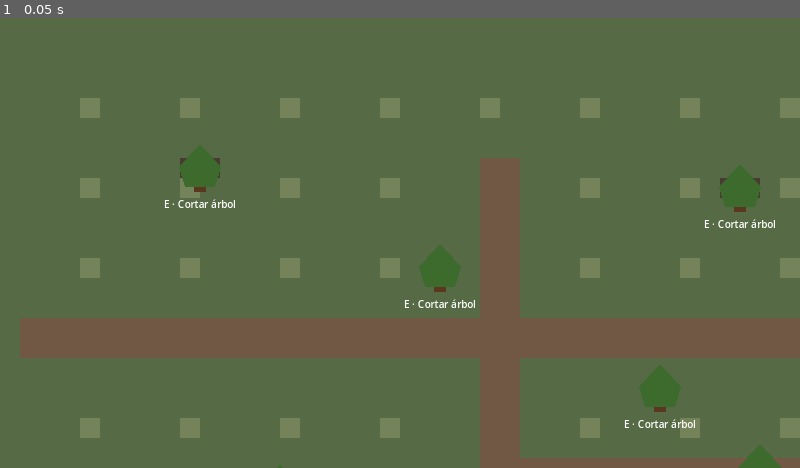
Above: before the commit, frame 1.
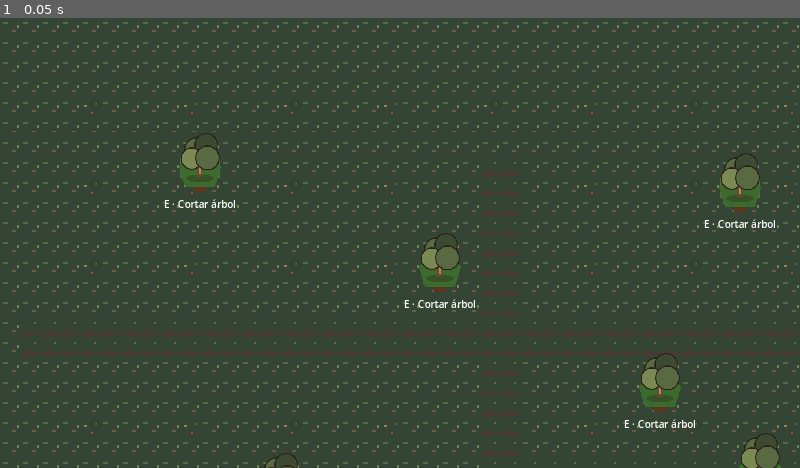
Above: after the commit, the same moment.

Repository: avarap/game1
Game: Godot game, scene res://world/maps/forest/forest_map.tscn
Two runs of this game, one before a commit and one after it. Both use one fixed random seed, a clock stepped at 60 frames per second and the inputs below. This scene is started directly instead of the project's main scene.
Inputs:
- Up to frame 1 (0.05 s): no input

The runs differ from the first frame. In frame 1, 97% of the frame differs, in the area x 0-100%, y 0-100%.

Commit message:
art: reapply forest atlas integration

Diff:
--- a/world/maps/forest/forest_map.gd
+++ b/world/maps/forest/forest_map.gd
@@ -4,12 +4,12 @@
 const TILE_SIZE := Vector2i(32, 32)
 const MAP_SIZE_TILES := Vector2i(48, 32)
 const SOURCE_ID := 0
-const GROUND_TILE := Vector2i(0, 0)
-const PATH_TILE := Vector2i(1, 0)
-const COLLISION_TILE := Vector2i(2, 0)
-const OBJECT_TILE := Vector2i(3, 0)
-const FOREGROUND_TILE := Vector2i(4, 0)
-const DECORATION_TILE := Vector2i(5, 0)
+const GROUND_TILE := Vector2i(0, 3)
+const PATH_TILE := Vector2i(3, 3)
+const COLLISION_TILE := Vector2i(7, 7)
+const OBJECT_TILE := Vector2i(2, 6)
+const FOREGROUND_TILE := Vector2i(5, 7)
+const DECORATION_TILE := Vector2i(3, 6)
 const NAVIGATION_MARGIN := 64.0
 
 @onready var ground: TileMapLayer = $ground
@@ -22,7 +22,7 @@
 
 
 func _ready() -> void:
-	var forest_tileset := _build_forest_tileset()
+	var forest_tileset := MapArtTileset.build()
 	_configure_layers(forest_tileset)
 	_populate_ground()
 	_populate_paths()
@@ -30,6 +30,7 @@
 	_populate_collision()
 	_populate_landmarks()
 	_ensure_navigation_polygon()
+	MapArtPresenter.apply(self)
 
 
 func get_world_rect() -> Rect2:
@@ -37,42 +38,6 @@
 		Vector2.ZERO,
 		Vector2(MAP_SIZE_TILES.x * TILE_SIZE.x, MAP_SIZE_TILES.y * TILE_SIZE.y),
 	)
-
-
-func _build_forest_tileset() -> TileSet:
-	var tile_set := TileSet.new()
-	tile_set.tile_size = TILE_SIZE
-	tile_set.add_physics_layer()
-	tile_set.set_physics_layer_collision_layer(0, 1)
-	tile_set.set_physics_layer_collision_mask(0, 1)
-
-	var image := Image.create(TILE_SIZE.x * 6, TILE_SIZE.y, false, Image.FORMAT_RGBA8)
-	_fill_tile(image, 0, Color("566b45"))
-	_fill_tile(image, 1, Color("715845"))
-	_fill_tile(image, 2, Color("344536"))
-	_fill_tile(image, 3, Color("4a3b32"))
-	_fill_tile(image, 4, Color("303947"))
-	_fill_tile(image, 5, Color("75835a"))
-
-	var source := TileSetAtlasSource.new()
-	source.texture = ImageTexture.create_from_image(image)
-	source.texture_region_size = TILE_SIZE
-	for atlas_x in range(6):
-		source.create_tile(Vector2i(atlas_x, 0))
-	tile_set.add_source(source, SOURCE_ID)
-
-	var collision_data := source.get_tile_data(COLLISION_TILE, 0)
-	var collision_points := PackedVector2Array(
-		[
-			Vector2(-16, -16),
-			Vector2(16, -16),
-			Vector2(16, 16),
-			Vector2(-16, 16),
-		]
-	)
-	collision_data.add_collision_polygon(0)
-	collision_data.set_collision_polygon_points(0, 0, collision_points)
-	return tile_set
 
 
 func _configure_layers(tile_set: TileSet) -> void:
@@ -170,7 +135,3 @@
 	)
 	polygon.add_polygon(PackedInt32Array([0, 1, 2, 3]))
 	navigation_region.navigation_polygon = polygon
-
-
-func _fill_tile(image: Image, atlas_x: int, color: Color) -> void:
-	image.fill_rect(Rect2i(atlas_x * TILE_SIZE.x, 0, TILE_SIZE.x, TILE_SIZE.y), color)
